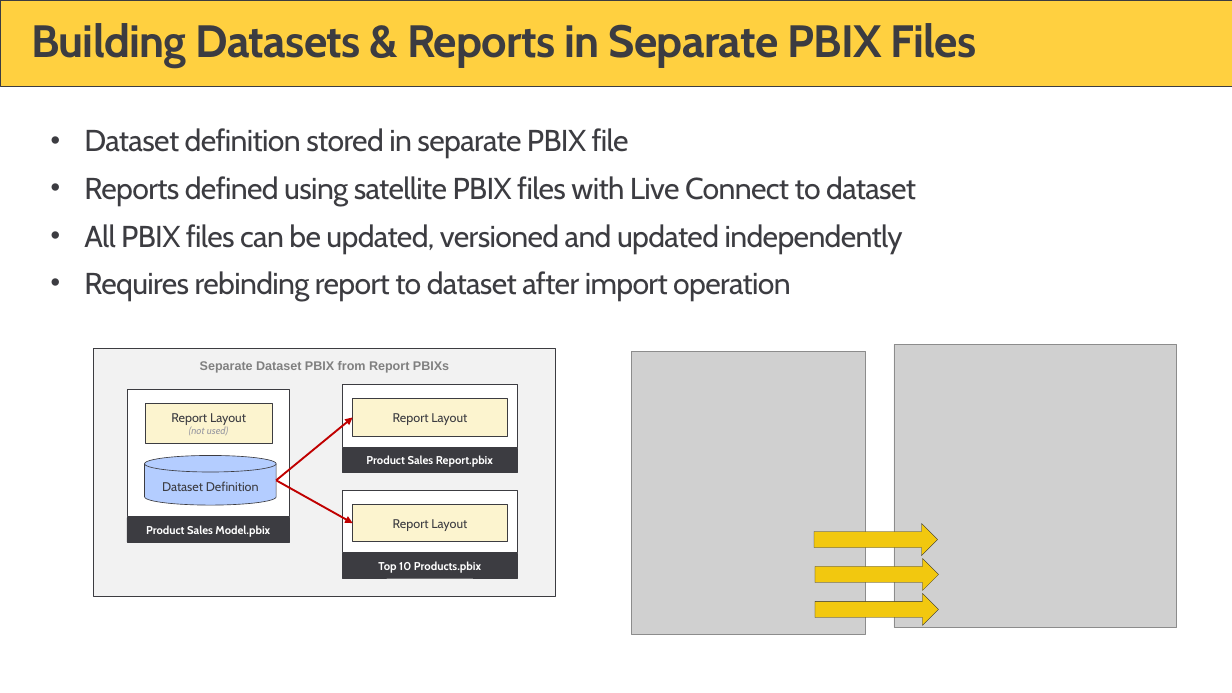
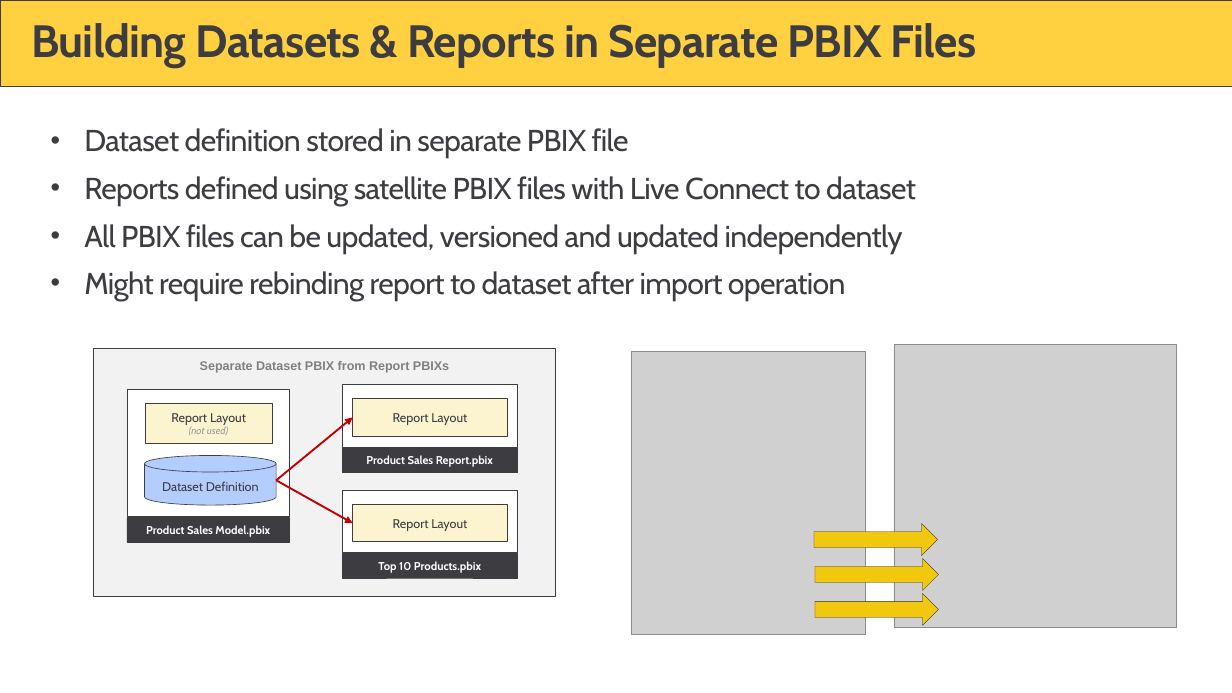
Before and after one commit to PowerBiDevCamp/Camp-Sessions, a slide deck: slide 21 of Session 15 - ALM in Power BI with Deployment Pipelines.pptx (slide 16 before the commit). Drawn at 1232x693 pixels with LibreOffice and Linux fonts; fonts in the diff are those of the drawing; grey boxes stand for pictures; background and template pictures are left out. Boxes give left, top, right and bottom in pixels: in the first picture for what was removed or moved away, otherwise in the second. Text is boxed around its words. In the diff, an @@ line names an element or a change of style, - is before the commit and + after.

```diff
--- a/Session 15 - ALM in Power BI with Deployment Pipelines.pptx
+++ b/Session 15 - ALM in Power BI with Deployment Pipelines.pptx
@@ text at (x1=84, y1=271, x2=846, y2=301): text changed @@
-• Requires rebinding report to dataset after import operation
+• Might require rebinding report to dataset after import operation
```
Also in this commit, not shown: 23 other slides changed, 15 slides added, 12 slides removed.
